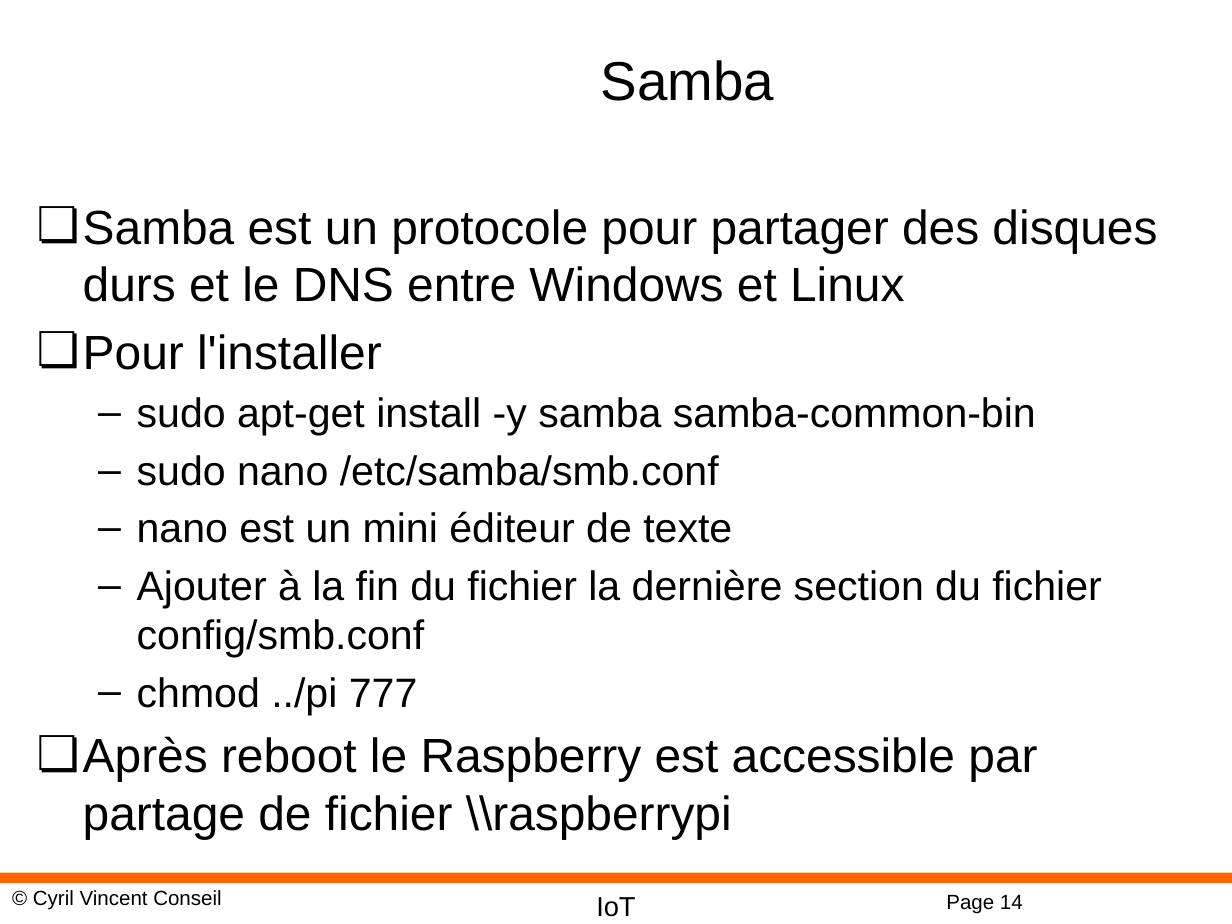
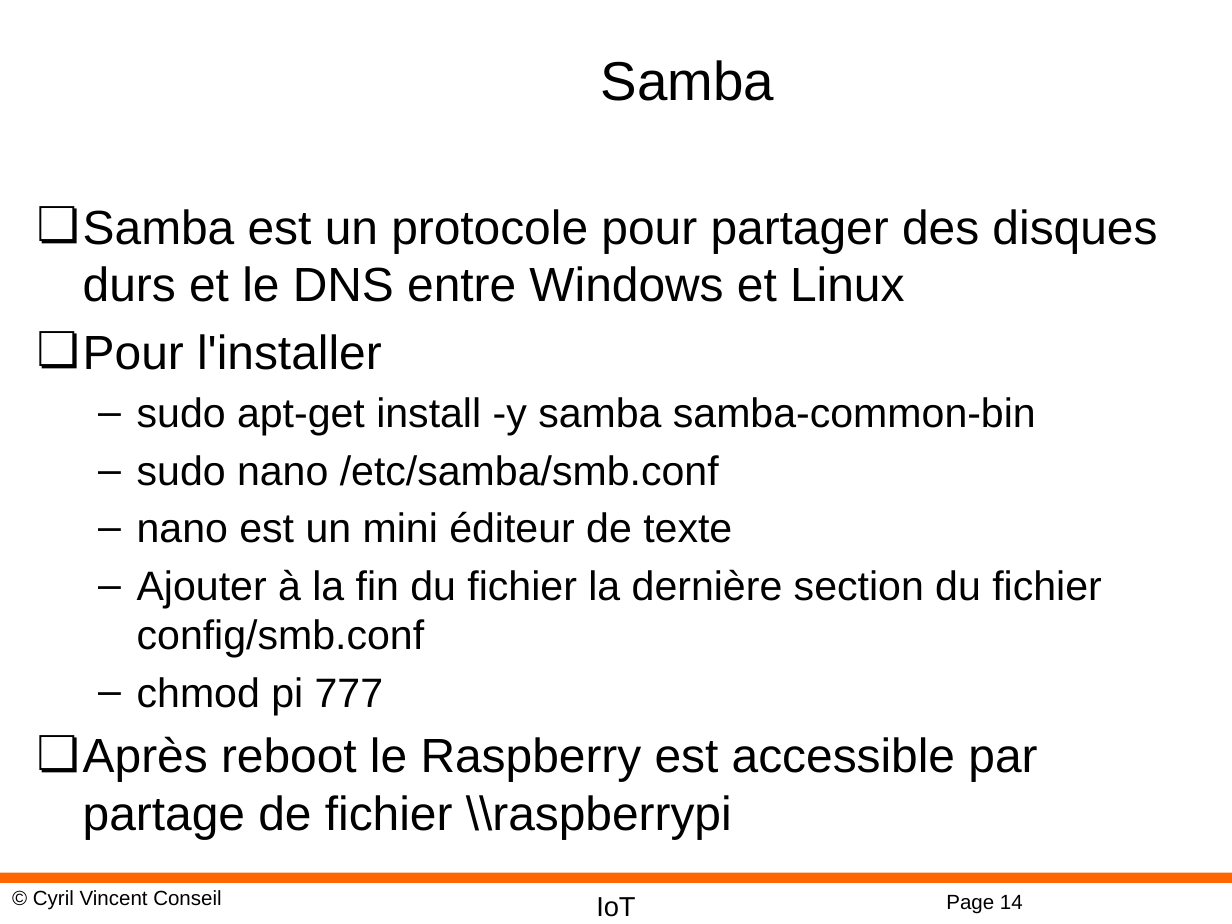
Before and after one commit to cyrilvincent/IoT, a slide deck: slide 14 of ppt/IoT06-Raspbian.pptx. Drawn at 1232x924 pixels with LibreOffice and Linux fonts; fonts in the diff are those of the drawing; background and template pictures are left out. Boxes give left, top, right and bottom in pixels: in the first picture for what was removed or moved away, otherwise in the second. Text is boxed around its words. In the diff, an @@ line names an element or a change of style, - is before the commit and + after.

```diff
--- a/ppt/IoT06-Raspbian.pptx
+++ b/ppt/IoT06-Raspbian.pptx
@@ text at [137,677,384,715]: text changed @@
-  – chmod ../pi 777
+  – chmod pi 777
```
Also in this commit, not shown: 4 other files.
